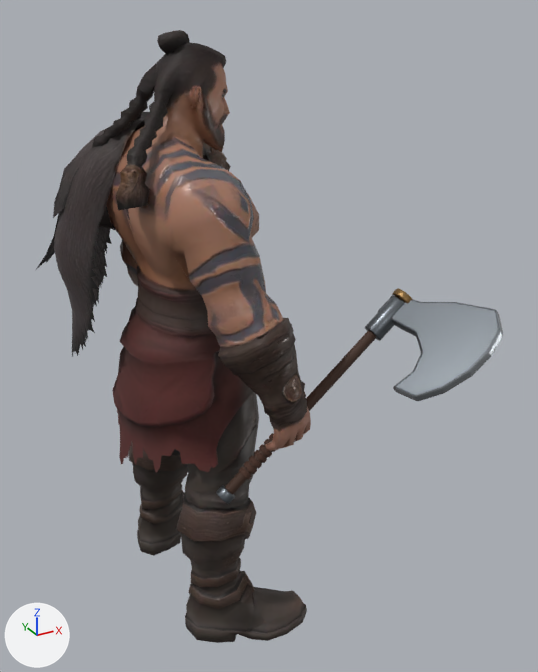
An edit to the glTF model asset/char3d/barbarian-pilot/barbarian.glb, drawn before and after from the same camera.
Camera for both pictures: a 50 mm camera at (-0.41, -1.092, 1.028) aimed at (0.164, -0.049, 0.507). Every picture has the same lights, and +X, +Y and +Z are marked at lower left. The first picture is the older version.

Objects in the first picture: 'Barbarian_Axe_Detachable', 'tripo_node_a9d89eba-0fa8-46f3-a1d5-a8da6b4ea909'.
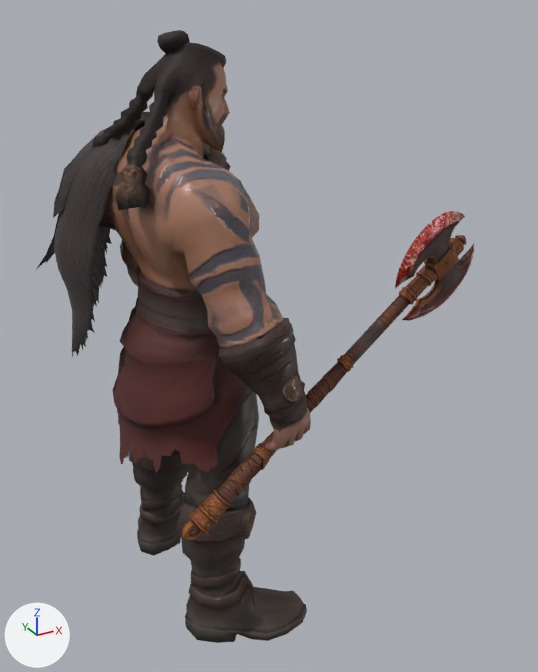
Location of each change, (x1, y1, x2, y2) in pixels of the pictures (538 x 672 px):
'Barbarian_Axe_Detachable', no longer drawn: before (216, 288, 503, 504)
    faces in mat_axe_dark_steel (grey #656a6f): (216, 295, 501, 504)
    faces in mat_axe_dark_wood (brown #422a1d): (225, 330, 376, 495)
    faces in mat_axe_cutting_edge (grey #adb3b8): (393, 310, 503, 401)
    faces in mat_axe_leather_grip (brown #482d21): (238, 433, 276, 480)
    faces in mat_axe_rivets (brown #81653c): (392, 288, 413, 304)
'Weapon_Swap', added: after (182, 211, 474, 541)

Edits to the bpy script that builds the scene:
```text
Add img_color_3f045342_8be9_4f90_abf4_ba6693be0037_wsw:
    img_color_3f045342_8be9_4f90_abf4_ba6693be0037_wsw = load_image('Color_3f045342-8be9-4f90-abf4-ba6693be0037_wsw', '_unpacked/Color_3f045342-8be9-4f90-abf4-ba6693be0037_wsw', 1024, 1024, 'sRGB')
Add img_orm_3f045342_8be9_4f90_abf4_ba6693be0037_wsw:
    img_orm_3f045342_8be9_4f90_abf4_ba6693be0037_wsw = load_image('ORM_3f045342-8be9-4f90-abf4-ba6693be0037_wsw', '_unpacked/ORM_3f045342-8be9-4f90-abf4-ba6693be0037_wsw', 512, 512, 'Non-Color')
Add img_normalgl_3f045342_8be9_4f90_abf4_ba6693be0037_wsw:
    img_normalgl_3f045342_8be9_4f90_abf4_ba6693be0037_wsw = load_image('NormalGL_3f045342-8be9-4f90-abf4-ba6693be0037_wsw', '_unpacked/NormalGL_3f045342-8be9-4f90-abf4-ba6693be0037_wsw', 1024, 1024, 'Non-Color')
Add mat_tripo_material_3f045342_8be9_4f90_abf4_ba6693be0037_wsw:
    mat_tripo_material_3f045342_8be9_4f90_abf4_ba6693be0037_wsw = bpy.data.materials.new('tripo_material_3f045342-8be9-4f90-abf4-ba6693be0037_wsw')
    # uses the picture img_color_3f045342_8be9_4f90_abf4_ba6693be0037_wsw
    # uses the picture img_normalgl_3f045342_8be9_4f90_abf4_ba6693be0037_wsw
    # uses the picture img_orm_3f045342_8be9_4f90_abf4_ba6693be0037_wsw
Add me_weapon_swap:
    me_weapon_swap.from_pydata(...)  # 537 vertices, 1056 faces; spans x -0.071..0.493, y -0.222..-0.169, z 0.249..0.734
    me_weapon_swap.materials.append(mat_tripo_material_3f045342_8be9_4f90_abf4_ba6693be0037_wsw)
Change ob_barbarian_axe_detachable:
    ob_barbarian_axe_detachable: bpy.data.objects.new('Barbarian_Axe_Detachable', me_실린더) -> bpy.data.objects.new('Barbarian_Axe_Detachable', None)
Add ob_weapon_swap:
    ob_weapon_swap = bpy.data.objects.new('Weapon_Swap', me_weapon_swap)
    ob_weapon_swap.location = (0.0, 0.002, 0.0)
```
